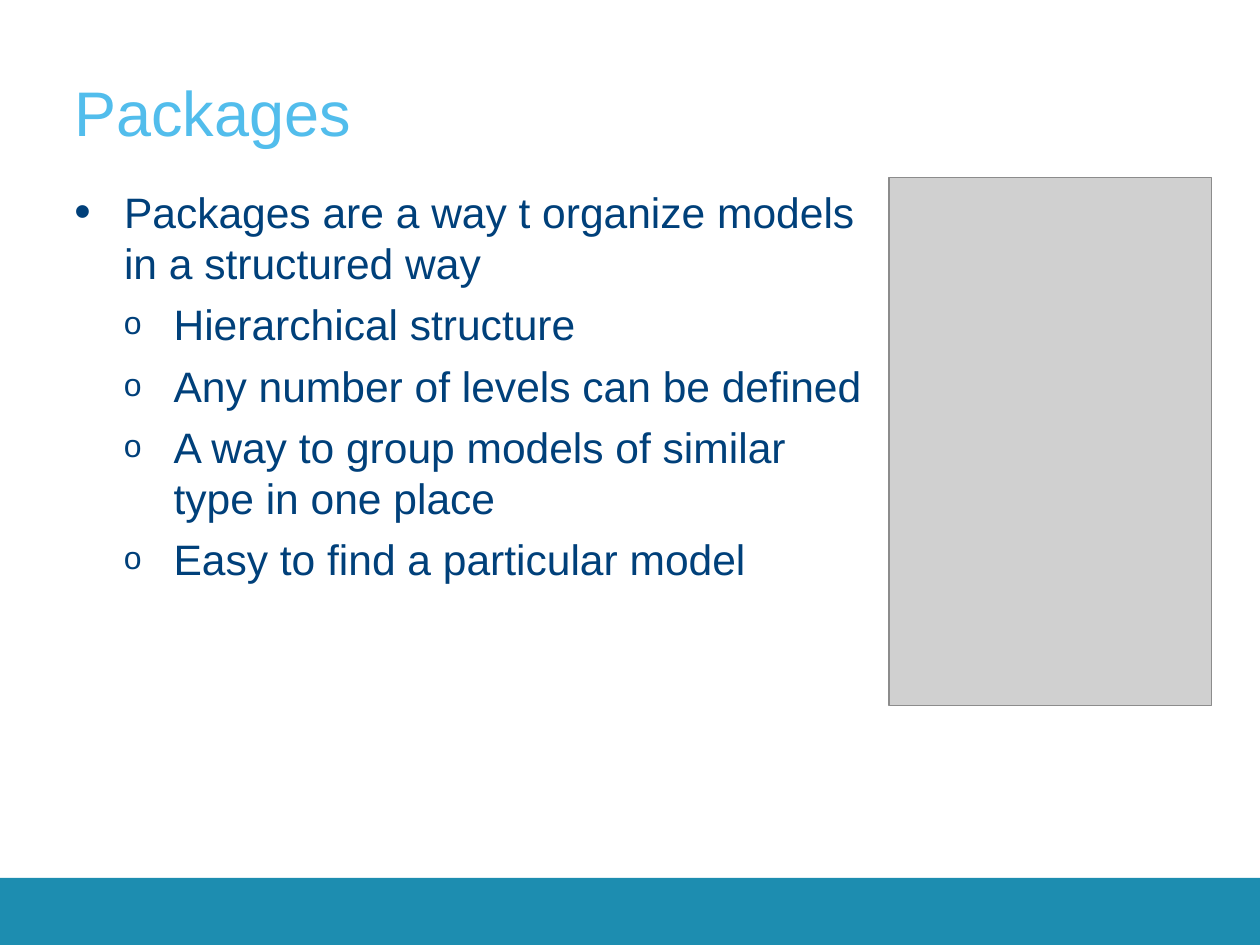
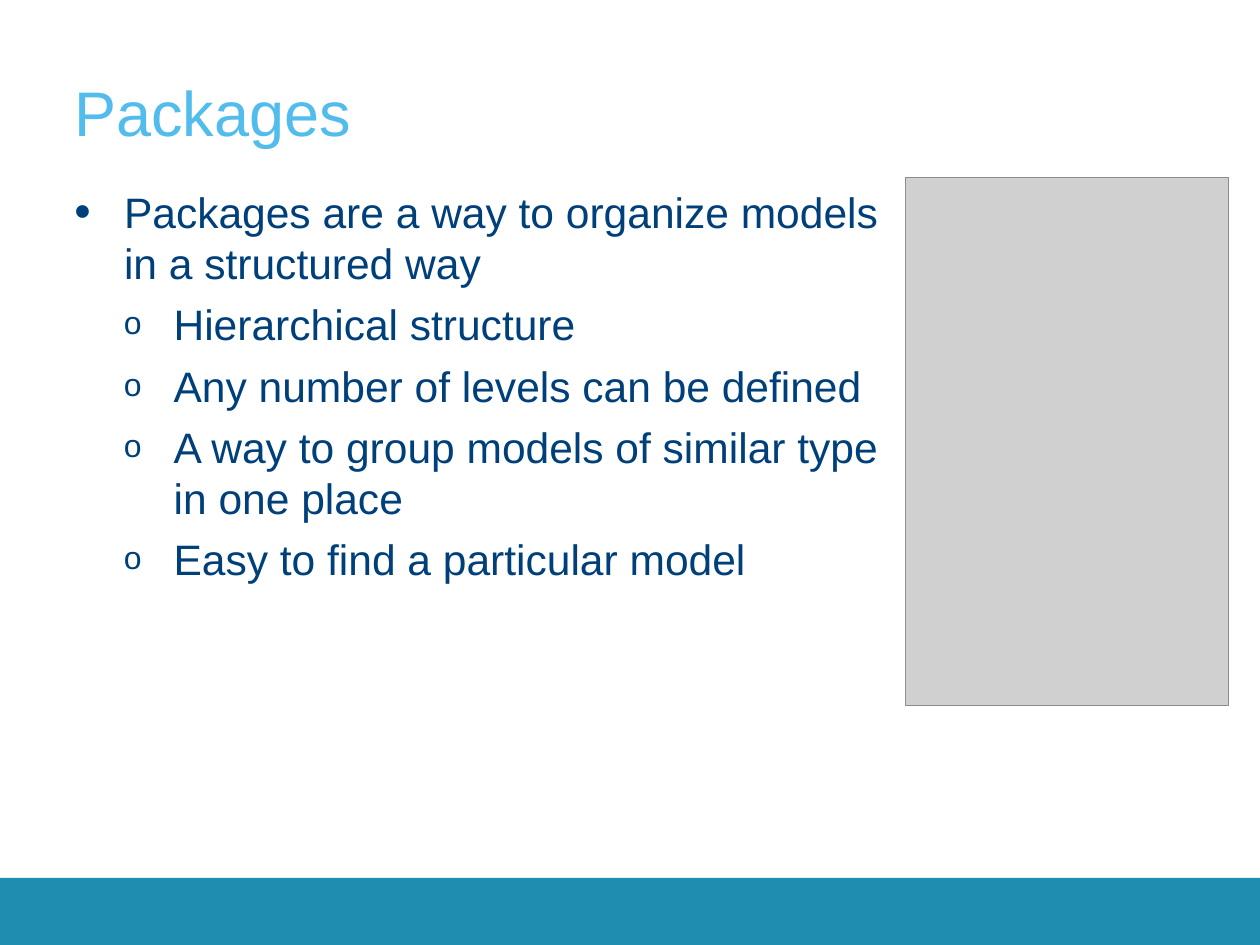
Before and after one commit to icupeiro/hybridGEOTABS, a slide deck: slide 31 of hybridGEOTABS/Presentations/Modelica Introduction.pptx. Drawn at 1260x945 pixels with LibreOffice and Linux fonts; fonts in the diff are those of the drawing; grey boxes stand for pictures; background and template pictures are left out. Boxes give left, top, right and bottom in pixels: in the first picture for what was removed or moved away, otherwise in the second. Text is boxed around its words. In the diff, an @@ line names an element or a change of style, - is before the commit and + after.

```diff
--- a/hybridGEOTABS/Presentations/Modelica Introduction.pptx
+++ b/hybridGEOTABS/Presentations/Modelica Introduction.pptx
@@ picture moved from (x1=889, y1=178, x2=1211, y2=707) to (x1=906, y1=178, x2=1228, y2=707) @@
@@ text at (x1=124, y1=197, x2=878, y2=287): text changed @@
-• Packages are a way t organize models in a structured way
+• Packages are a way to organize models in a structured way
```
Also in this commit, not shown: 8 other files.
